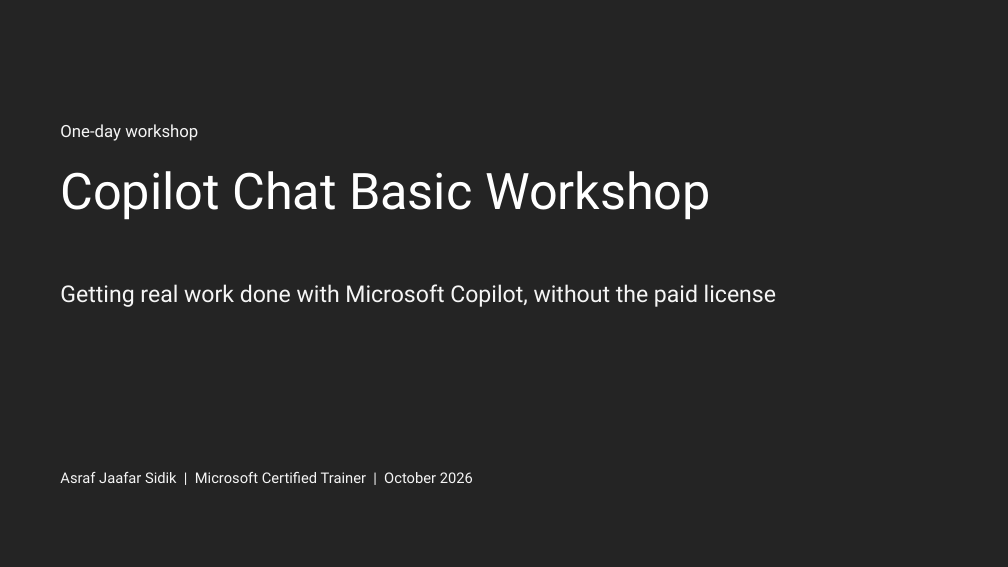
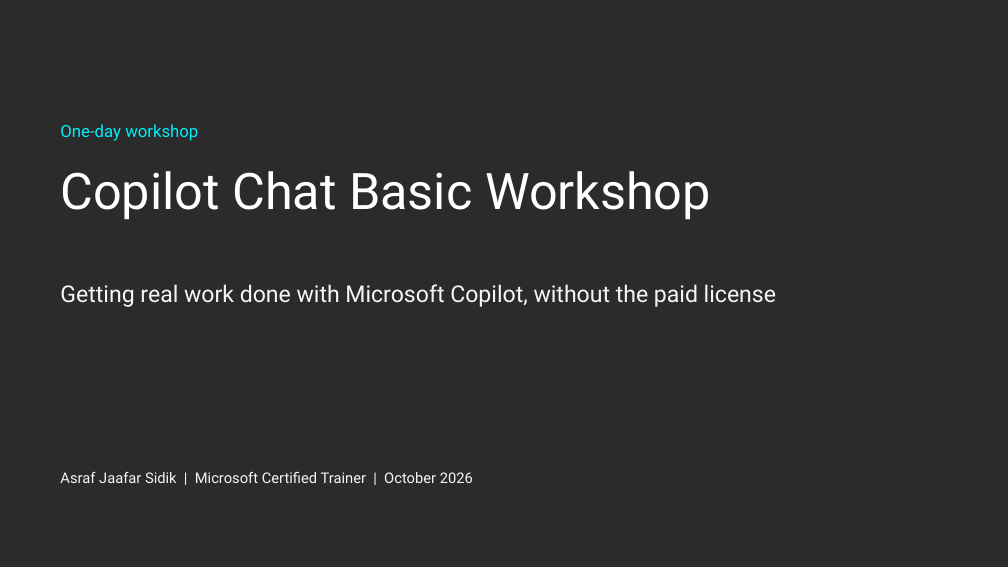
Before and after one commit to Asraf-JS/Copilot-Chat-Basic-Workshop, a slide deck: slide 1 of Copilot-Chat-Basic-Workshop-Deck.pptx. Drawn at 1008x567 pixels with LibreOffice and Linux fonts; fonts in the diff are those of the drawing; background and template pictures are left out; a plain dark background stands for a picture behind light text. Boxes give left, top, right and bottom in pixels: in the first picture for what was removed or moved away, otherwise in the second. Text is boxed around its words. In the diff, an @@ line names an element or a change of style, - is before the commit and + after.

```diff
--- a/Copilot-Chat-Basic-Workshop-Deck.pptx
+++ b/Copilot-Chat-Basic-Workshop-Deck.pptx
@@ background #242424 to picture (left out) @@
@@ text "One-day workshop" at (60,124,198,141): text colour #F5F5F5 to #00EEFC @@
```
Also in this commit, not shown: 49 other slides changed, 10 other files.
